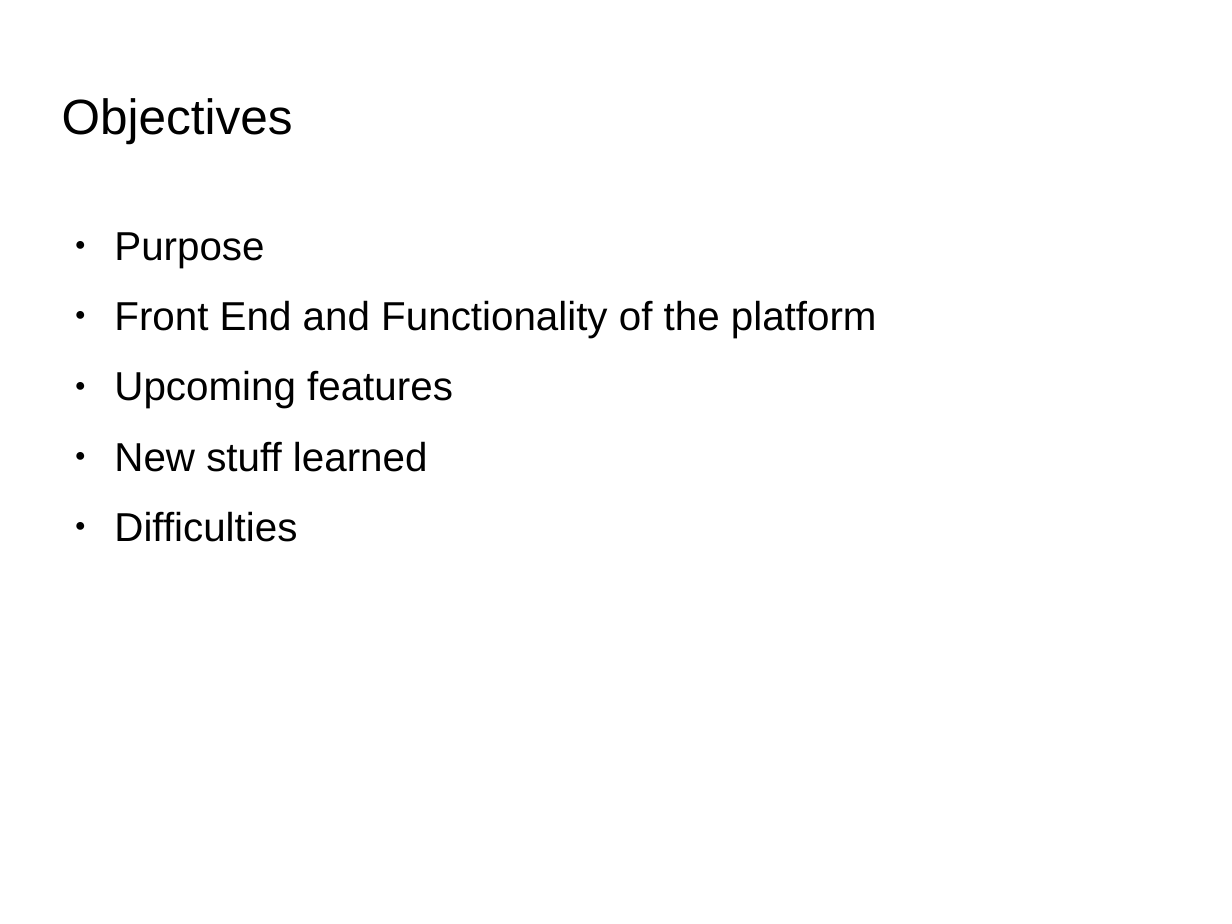
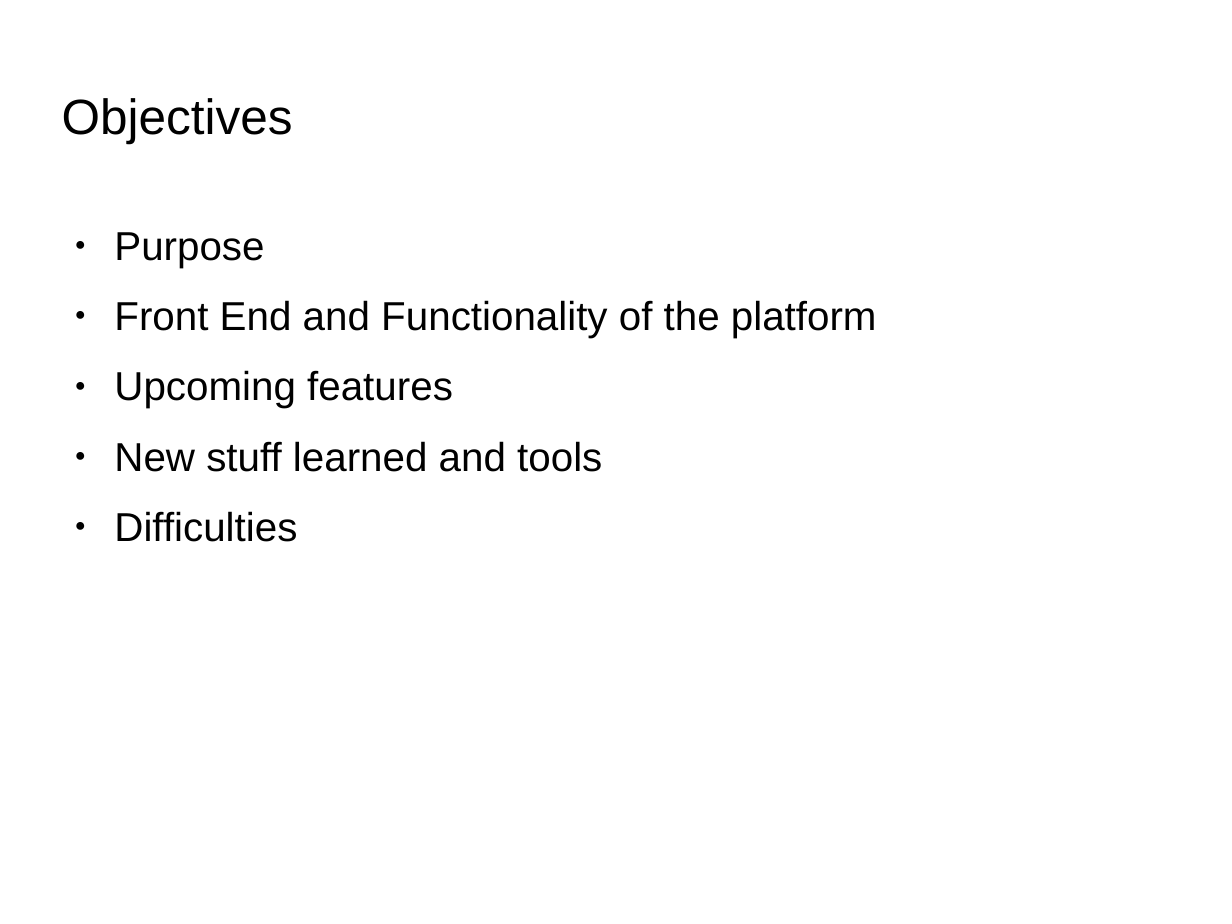
Before and after one commit to DanCarl857/Math-Learning-using-Javascript, a slide deck: slide 2 of e-learning platform.odp. Drawn at 1232x924 pixels with LibreOffice and Linux fonts; fonts in the diff are those of the drawing; background and template pictures are left out. Boxes give left, top, right and bottom in pixels: in the first picture for what was removed or moved away, otherwise in the second. Text is boxed around its words. In the diff, an @@ line names an element or a change of style, - is before the commit and + after.

```diff
--- a/e-learning platform.odp
+++ b/e-learning platform.odp
@@ text at (114, 441, 602, 472): text changed @@
-● New stuff learned
+● New stuff learned and tools
```
Also in this commit, not shown: 1 other slide changed, 1 other file.
